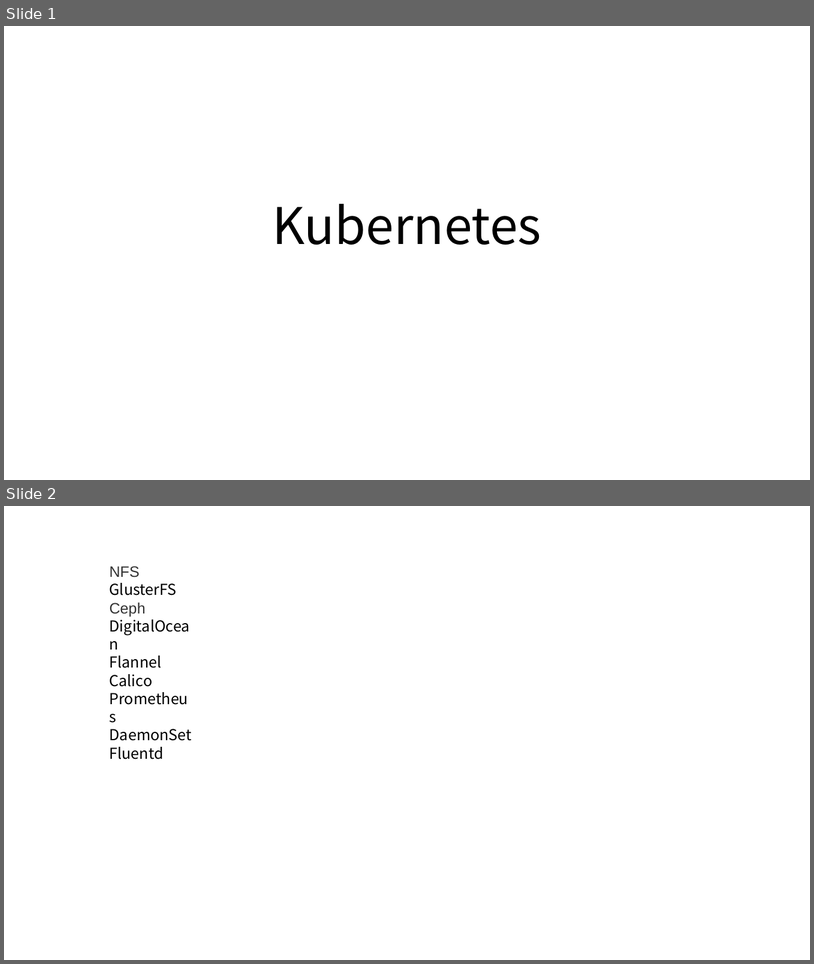
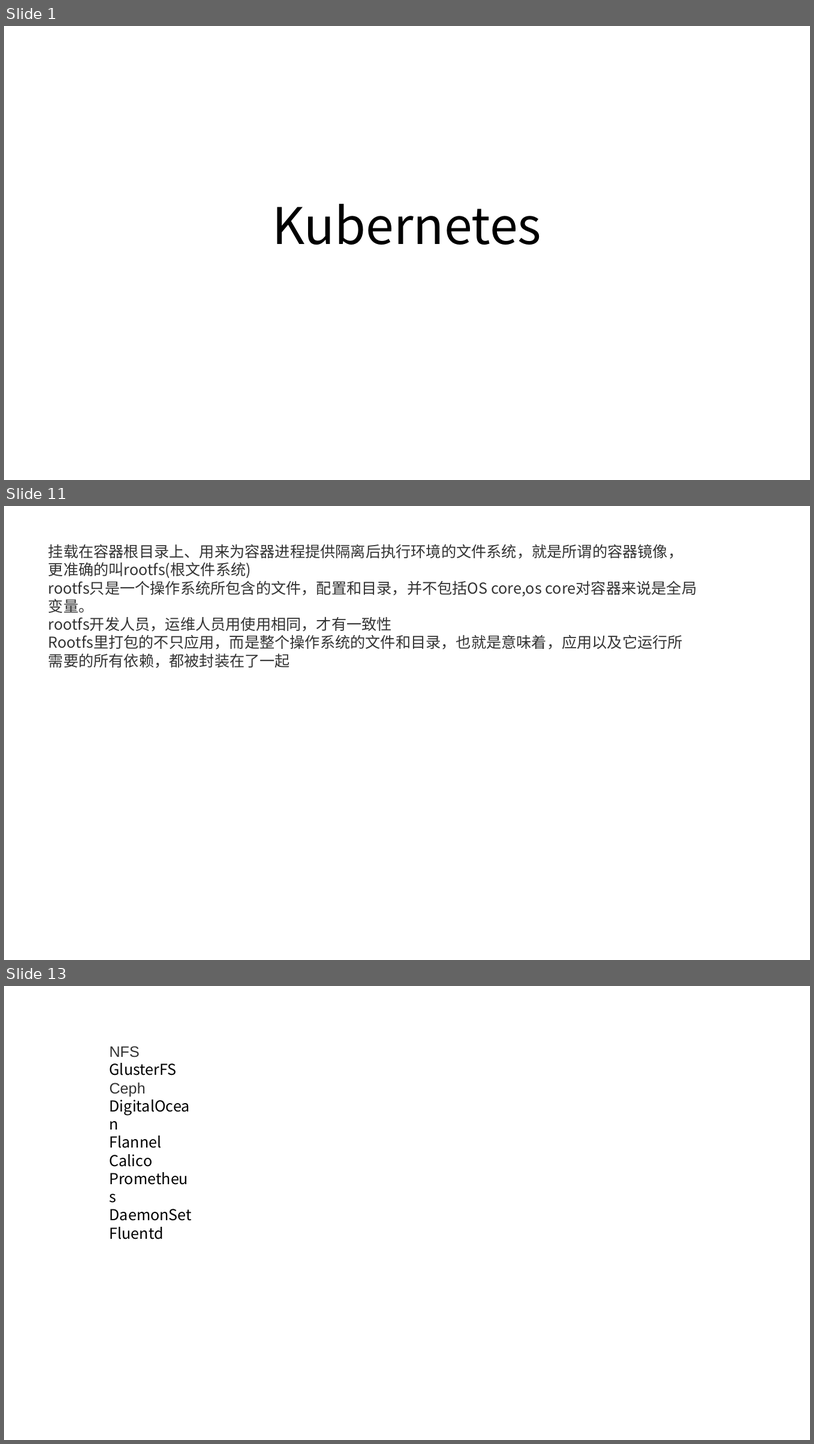
Before and after one commit to axzxs2001/Asp.NetCoreExperiment, a slide deck: Asp.NetCoreExperiment/kubernetes/kubernetes.pptx. Shown one above the other, each under a label of ours: slides 1 and 2 before the commit, slides 1, 11 and 13 after it; the slides between them are not shown. The pictures are 814x964 and 814x1444 pixels, drawn with LibreOffice and Linux fonts; fonts in the diff are those of the drawing. Boxes give left, top, right and bottom in pixels: in the first picture for what was removed or moved away, otherwise in the second. Text is boxed around its words. In the diff, an @@ line names an element or a change of style, - is before the commit and + after.

Commit message:
kubernets ppt 容器实现的原理。

```diff
--- a/Asp.NetCoreExperiment/kubernetes/kubernetes.pptx
+++ b/Asp.NetCoreExperiment/kubernetes/kubernetes.pptx
@@ slide 11 added at [4, 506, 810, 960], background #FFFFFF @@
@@ text added at [48, 544, 683, 668], 18 pt, text #333333 @@
+挂载在容器根目录上、用来为容器进程提供隔离后执行环境的文件系统，就是所谓的容器镜像，更准确的叫rootfs(根文件系统)
+rootfs只是一个操作系统所包含的文件，配置和目录，并不包括OS core,os core对容器来说是全局变量。
+rootfs开发人员，运维人员用使用相同，才有一致性
+Rootfs里打包的不只应用，而是整个操作系统的文件和目录，也就是意味着，应用以及它运行所需要的所有依赖，都被封装在了一起
@@ what was slide 2 is now slide 13 @@
```
Also in this commit, not shown: 10 other slides added.
